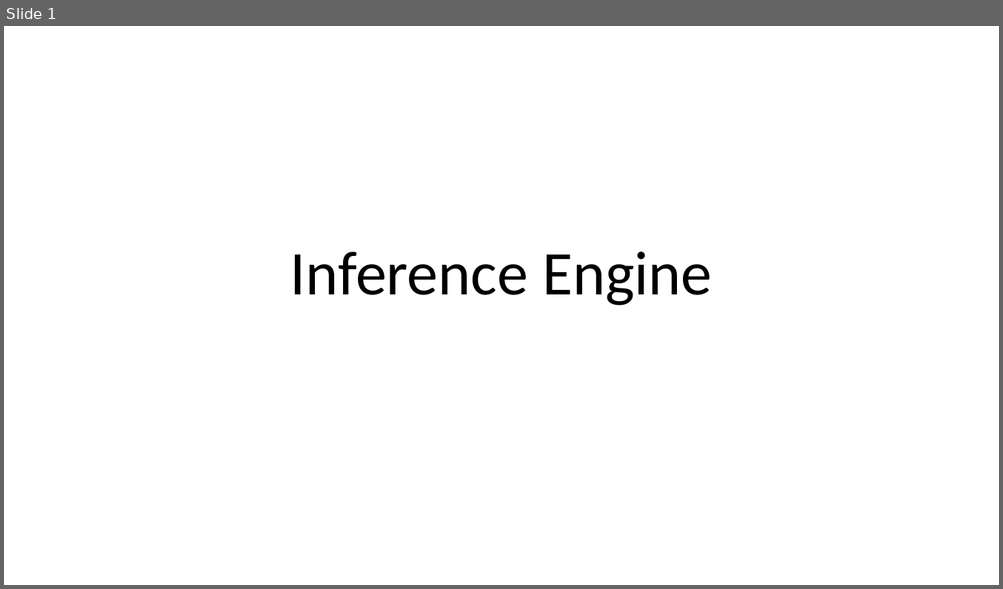
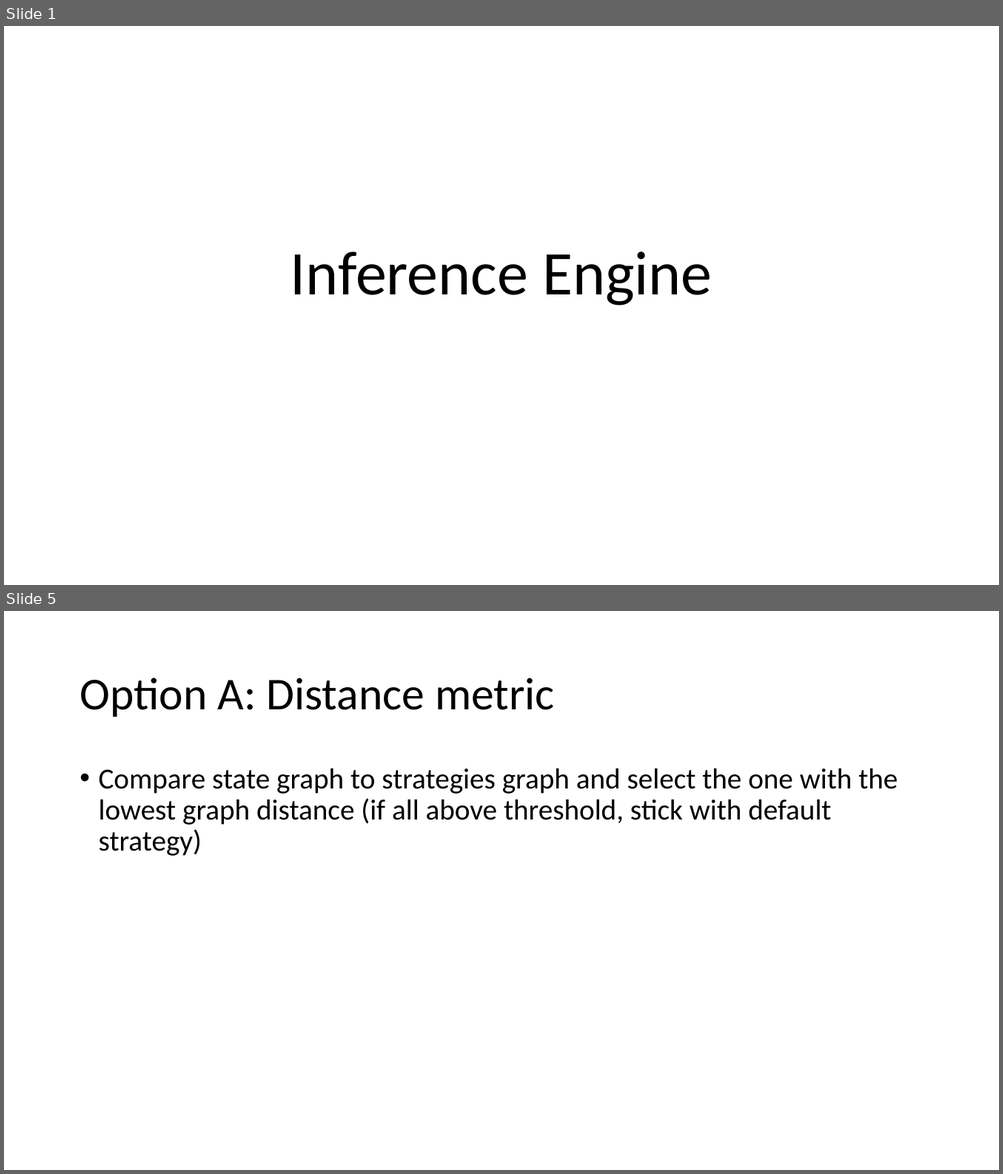
Before and after one commit to mikewkozak/IRE, a slide deck: Documentation/Architecture.pptx. Shown one above the other, each under a label of ours: slide 1 before the commit, slides 1 and 5 after it; the slides between them are not shown. The pictures are 1003x589 and 1003x1174 pixels, drawn with LibreOffice and Linux fonts; fonts in the diff are those of the drawing. Boxes give left, top, right and bottom in pixels: in the first picture for what was removed or moved away, otherwise in the second. Text is boxed around its words. In the diff, an @@ line names an element or a change of style, - is before the commit and + after.

Commit message:
Moved graph structure into new class, added template writing to file, and rearchitected some of the class interactions

```diff
--- a/Documentation/Architecture.pptx
+++ b/Documentation/Architecture.pptx
@@ slide 5 added at bbox=[4, 611, 999, 1170], background #FFFFFF @@
@@ title added at bbox=[79, 678, 555, 717], 44 pt, text #000000 @@
+Option A: Distance metric
@@ text added at bbox=[99, 768, 897, 856], 28 pt, text #000000 @@
+• Compare state graph to strategies graph and select the one with the lowest graph distance (if all above threshold, stick with default strategy)
```
Also in this commit, not shown: 1 slide changed, 10 other slides added, 1 slide removed, 18 other files.
